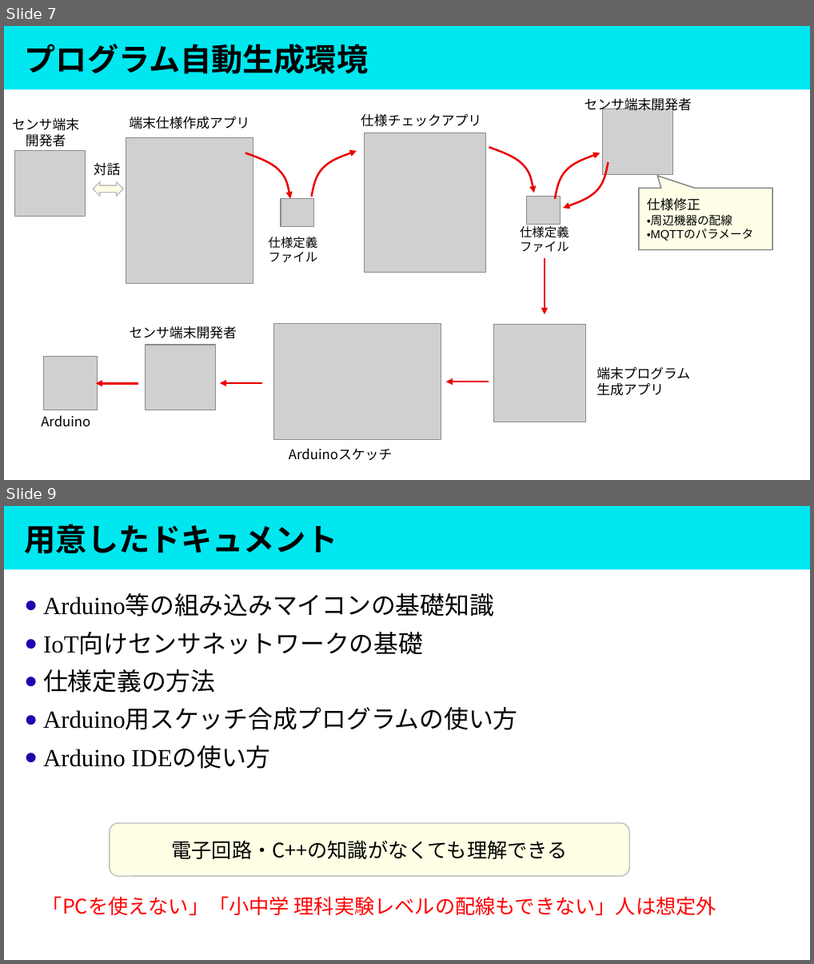
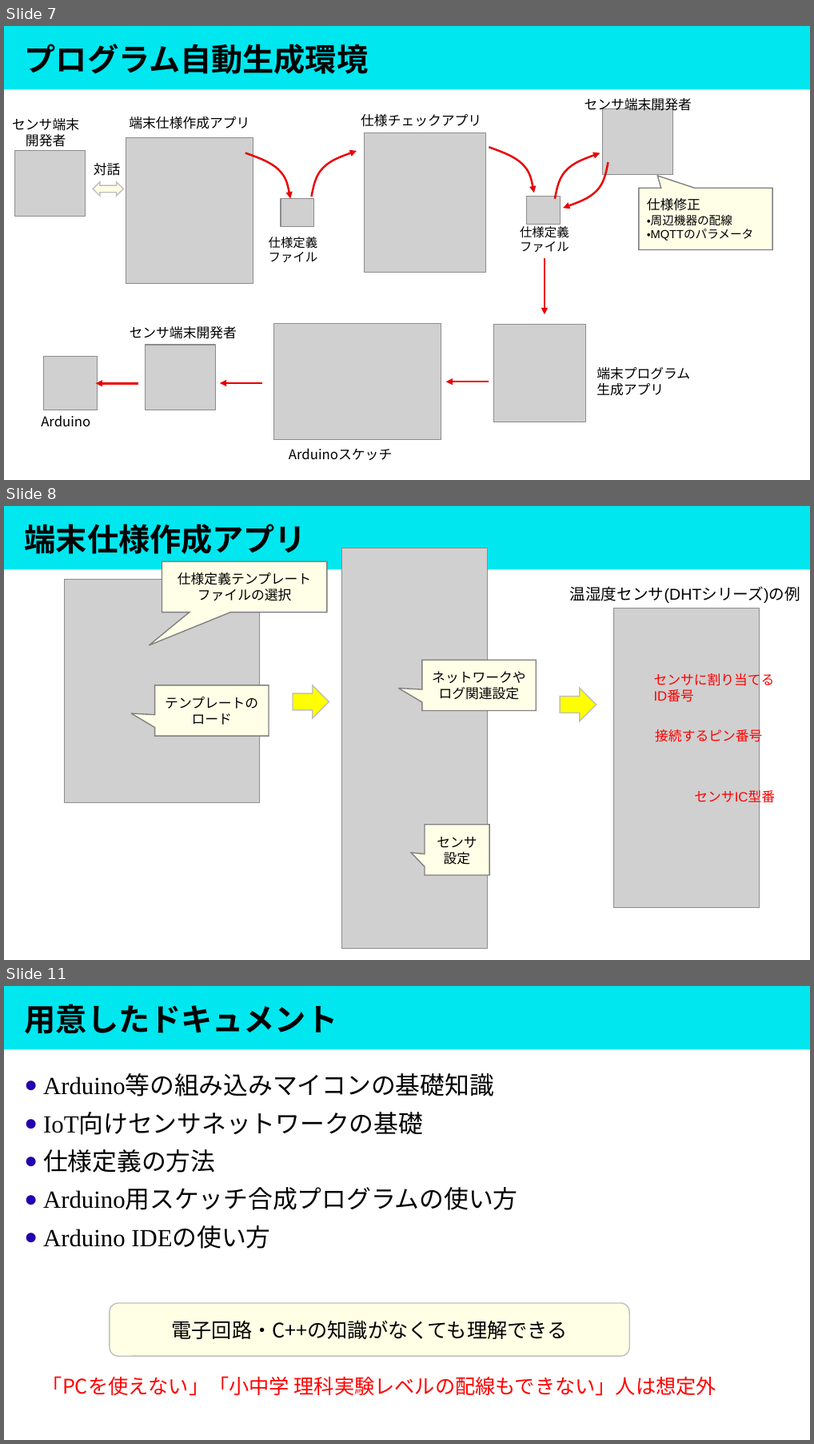
Before and after one commit to masaaki-noro/Gen_arduino_mqtt, a slide deck: Doc/Presentation/プロジェクト概要.pptx. Shown one above the other, each under a label of ours: slides 7 and 9 before the commit, slides 7, 8 and 11 after it; the slides between them are not shown. The pictures are 814x964 and 814x1444 pixels, drawn with LibreOffice and Linux fonts; fonts in the diff are those of the drawing; grey boxes stand for pictures. Boxes give left, top, right and bottom in pixels: in the first picture for what was removed or moved away, otherwise in the second. Text is boxed around its words. In the diff, an @@ line names an element or a change of style, - is before the commit and + after.

```diff
--- a/Doc/Presentation/プロジェクト概要.pptx
+++ b/Doc/Presentation/プロジェクト概要.pptx
@@ slide 8 added at bbox=[4, 506, 810, 960], background #FFFFFF; not listed: 1 template element that a slide beside it also shows @@
@@ title added at bbox=[25, 524, 306, 554], 28 pt, text #000000, bold @@
+端末仕様作成アプリ
@@ picture added at bbox=[342, 548, 487, 948] @@
@@ speech box added at bbox=[162, 562, 327, 612], fill #FFFFE7, outline #808080 1 pt, 12 pt, text #000000 @@
+仕様定義テンプレート
+ファイルの選択
@@ picture added at bbox=[65, 579, 261, 802] @@
@@ text added at bbox=[570, 586, 801, 603], 14 pt, text #000000 @@
+温湿度センサ(DHTシリーズ)の例
@@ picture added at bbox=[614, 608, 759, 907] @@
@@ speech box added at bbox=[422, 660, 536, 711], fill #FFFFE7, outline #808080 1 pt, 12 pt, text #000000 @@
+ネットワークや
+ログ関連設定
@@ text added at bbox=[654, 671, 775, 702], 12 pt, text #FF0000 @@
+センサに割り当てる
+ID番号
@@ speech box added at bbox=[154, 685, 269, 736], fill #FFFFE7, outline #808080 1 pt, 12 pt, text #000000 @@
+テンプレートの
+ロード
@@ right arrow added at bbox=[293, 685, 329, 718], fill #FFFF00, outline #BFBFBF 1 pt @@
@@ right arrow added at bbox=[561, 688, 597, 721], fill #FFFF00, outline #BFBFBF 1 pt @@
@@ text added at bbox=[655, 728, 762, 745], 12 pt, text #FF0000 @@
+接続するピン番号
@@ text added at bbox=[694, 788, 775, 805], 12 pt, text #FF0000 @@
+センサIC型番
@@ speech box added at bbox=[425, 824, 490, 876], fill #FFFFE7, outline #808080 1 pt, 12 pt, text #000000 @@
+センサ
+設定
@@ page number added at bbox=[404, 948, 410, 950], 12 pt, text #000000 @@
+8
@@ what was slide 9 is now slide 11 @@
```
Also in this commit, not shown: 3 slides changed, 1 other slide added, 11 other files.
